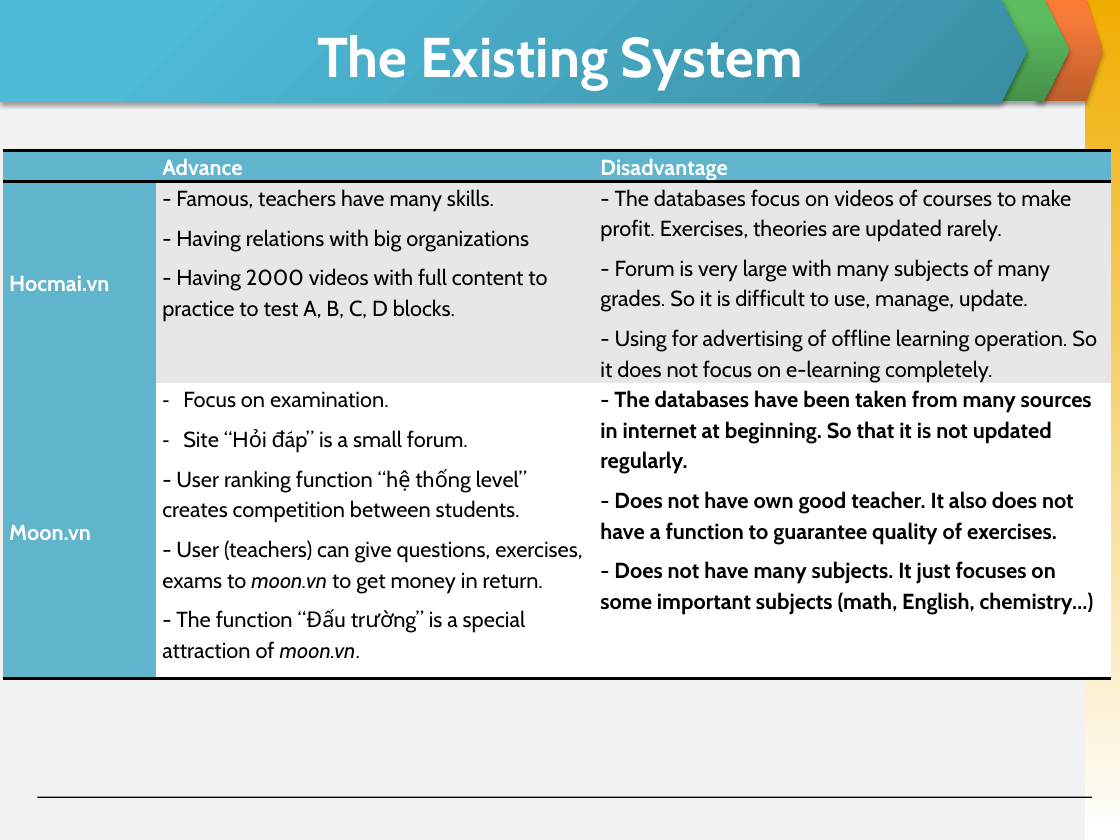
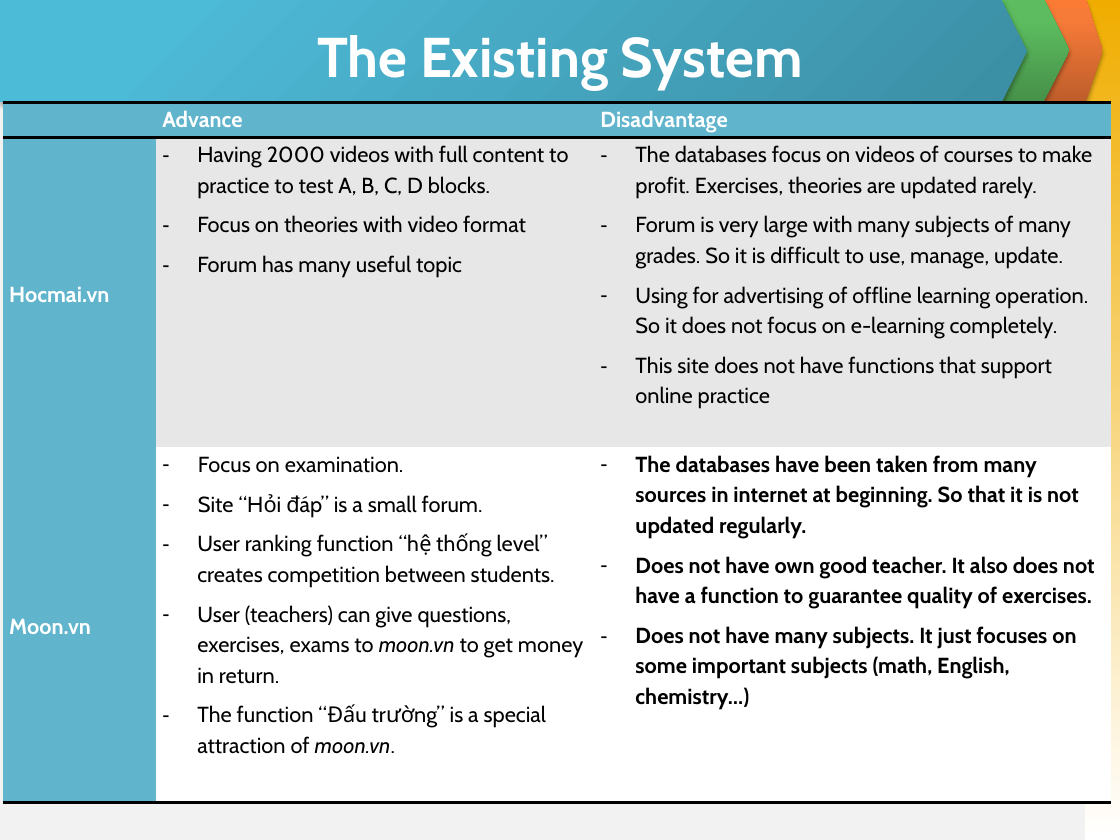
Before and after one commit to skyview059/e-learning-website, a slide deck: slide 6 of Document/Final report/Slide Present E-Learning.pptx (slide 8 before the commit). Drawn at 1120x840 pixels with LibreOffice and Linux fonts; fonts in the diff are those of the drawing. Boxes give left, top, right and bottom in pixels: in the first picture for what was removed or moved away, otherwise in the second. Text is boxed around its words. In the diff, an @@ line names an element or a change of style, - is before the commit and + after.

```diff
--- a/Document/Final report/Slide Present E-Learning.pptx
+++ b/Document/Final report/Slide Present E-Learning.pptx
@@ table at box(2, 103, 1110, 803) @@
-row 2, column 2: - Famous, teachers have many skills. / - Having relations with big organizations / - Having 2000 videos with full content to practice to test A, B, C, D blocks.
+row 2, column 2: Having 2000 videos with full content to practice to test A, B, C, D blocks. / Focus on theories with video format / Forum has many useful topic
-row 2, column 3: - The databases focus on videos of courses to make profit. Exercises, theories are updated rarely. / - Forum is very large with many subjects of many grades. So it is difficult to use, manage, update. / - Using for advertising of offline learning operation. So it does not focus on e-learning completely.
+row 2, column 3: The databases focus on videos of courses to make profit. Exercises, theories are updated rarely. / Forum is very large with many subjects of many grades. So it is difficult to use, manage, update. / Using for advertising of offline learning operation. So it does not focus on e-learning completely. / This site does not have functions that support online practice
-row 3, column 2: Focus on examination. / Site “Hỏi đáp” is a small forum. / - User ranking function “hệ thống level” creates competition between students. / - User (teachers) can give questions, exercises, exams to moon.vn to get money in return. / - The function “Đấu trường” is a special attraction of moon.vn.
+row 3, column 2: Focus on examination. / Site “Hỏi đáp” is a small forum. / User ranking function “hệ thống level” creates competition between students. / User (teachers) can give questions, exercises, exams to moon.vn to get money in return. / The function “Đấu trường” is a special attraction of moon.vn.
-row 3, column 3: - The databases have been taken from many sources in internet at beginning. So that it is not updated regularly. / - Does not have own good teacher. It also does not have a function to guarantee quality of exercises. / - Does not have many subjects. It just focuses on some important subjects (math, English, chemistry…)
+row 3, column 3: The databases have been taken from many sources in internet at beginning. So that it is not updated regularly. / Does not have own good teacher. It also does not have a function to guarantee quality of exercises. / Does not have many subjects. It just focuses on some important subjects (math, English, chemistry…)
@@ table: place and size @@
-table at box(2, 151, 1110, 679)
+table at box(2, 103, 1110, 803)
```
Also in this commit, not shown: 11 other slides changed, 3 slides added, 3 slides removed.
